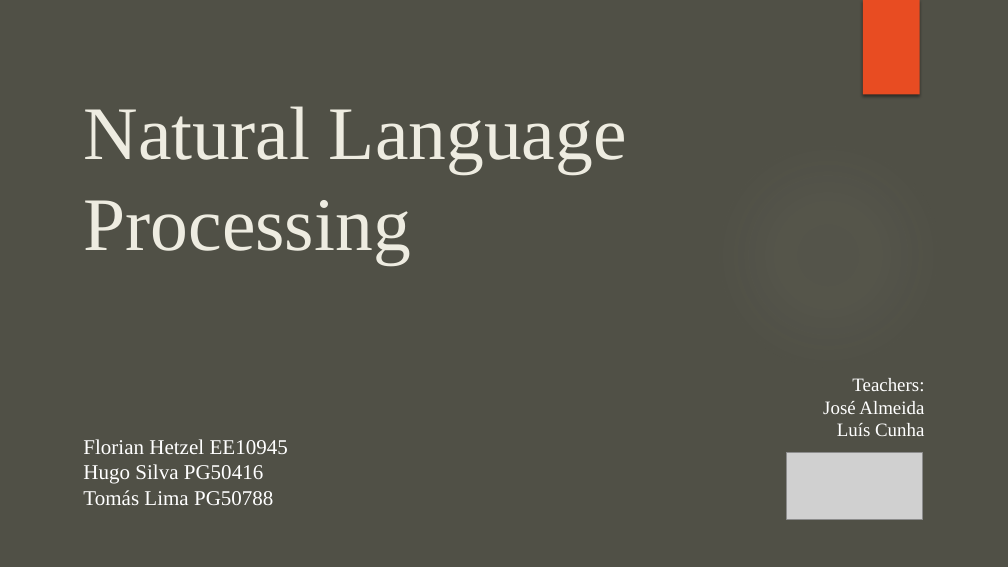
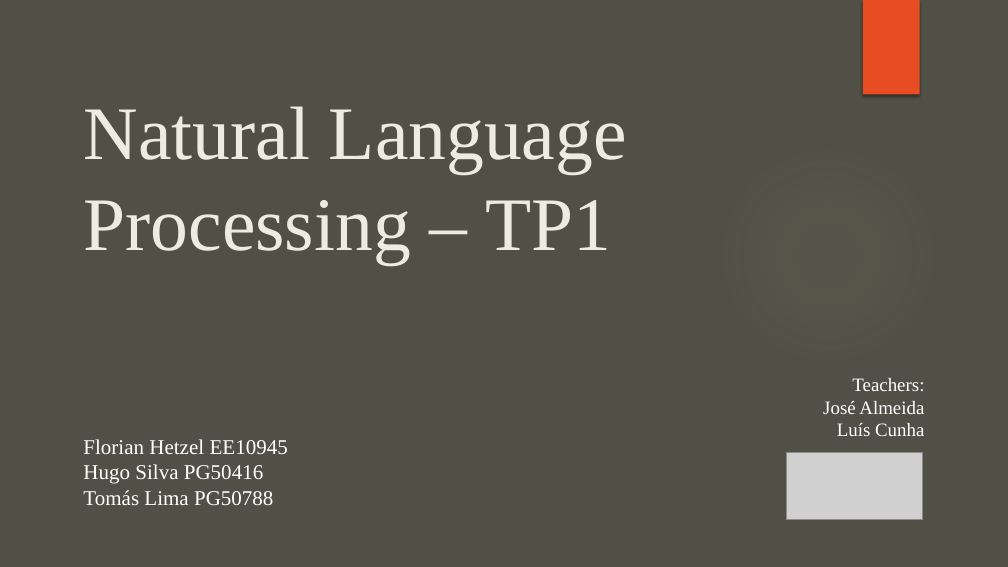
Before and after one commit to Tomaicho/nlp-group, a slide deck: slide 10 of Presentation.pptx. Drawn at 1008x567 pixels with LibreOffice and Linux fonts; fonts in the diff are those of the drawing; grey boxes stand for pictures; background and template pictures are left out. Boxes give left, top, right and bottom in pixels: in the first picture for what was removed or moved away, otherwise in the second. Text is boxed around its words. In the diff, an @@ line names an element or a change of style, - is before the commit and + after.

```diff
--- a/Presentation.pptx
+++ b/Presentation.pptx
@@ title at (84,106,627,265): text changed @@
-Natural Language Processing
+Natural Language Processing – TP1
```
Also in this commit, not shown: 2 other slides changed, 3 other files.
